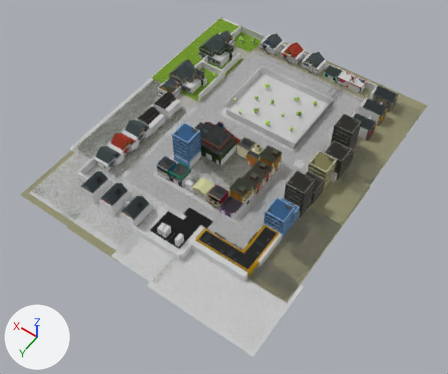
An edit to the FBX model public/assets/game/town.fbx, drawn before and after from the same camera.
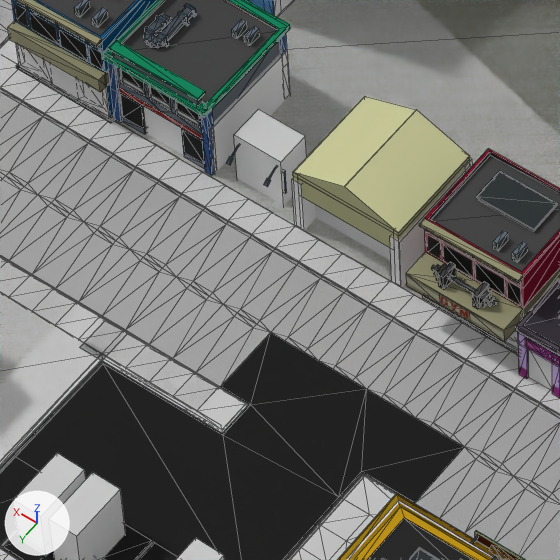
The first picture shows the older version from a 50 mm camera at (-132.0, 271.0, 336.0) aimed at (26.0, 50.0, -12.0). The close-ups show both versions on the part from 35% to 50% of the width and 44% to 63% of the height of that picture; other places that the commit changed are outside them. Lighting does not change. The marker at lower left points along +X, +Y and +Z. The close-ups show mesh edges as thin lines. Where no turn or scale is listed for an object, it has been applied to the vertices. Vertices at the same position are counted once.

In view in the first close-up: 'Building_Gym', 'Building_Mall', 'Building_Shop_01', 'Building_Shop_03', 'Carpark', 'Cube.003', 'Cube.005', 'gravel_square_mesh_(3)', 'proxy_(3)', 'proxy_(3).002', 'proxy_(30)', 'proxy_(5)', 'proxy_(6)', 'proxy_(69).001'.
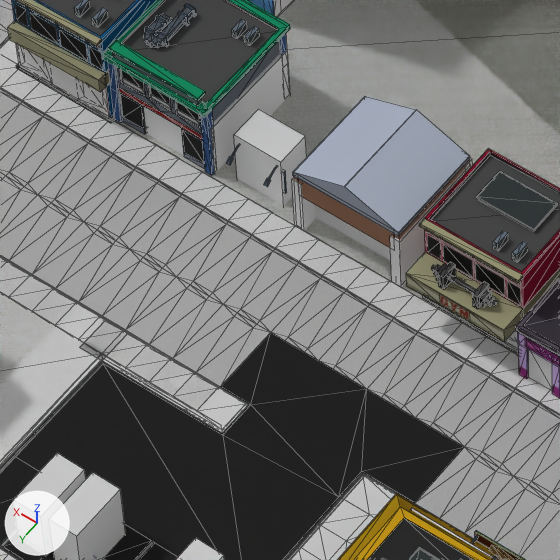
Pixel boxes [x1, y1, x2, y2] of what changed, in the close-ups (560 x 560 px):
'Cube.005', recoloured: [298, 179, 395, 248] in both
'proxy_(30)', moved: before [346, 500, 498, 560]; after [411, 508, 498, 560]
'Cube.002', rescaled: before [293, 176, 299, 183]; after [294, 176, 298, 182]
part 1 of me_cube, recoloured (beige to grey): [293, 96, 470, 236] in both

The change, as a diff of the scene's bpy script:
```diff
--- a/public/assets/game/town.fbx.py
+++ b/public/assets/game/town.fbx.py
@@ mat_material @@
 mat_material = principled_material('Material')
-mat_material.base_color = (0.604, 0.604, 0.319)  # beige #cccc99
+mat_material.base_color = (0.309, 0.127, 0.0497)  # brown #97643f
@@ mat_material_006 @@
+mat_material_006 = principled_material('Material.006')
+mat_material_006.base_color = (0.385, 0.43, 0.528)  # light grey #a7afc0
@@ me_cube @@
 me_cube.from_pydata(...)  # 12 vertices, 10 faces; spans x -5.5..5.5, y -5.0..5.0, z -0.25..2.37
 # used by ob_cube_003; location = (29.47, 69.96, 7.13)
+# me_cube part 1: 10 faces spanning x -5.5..5.5, y -5.0..5.0, z -0.25..2.37 switch from mat_material_001 (beige #cccc99) to mat_material_006 (light grey #a7afc0)
@@ ob_cube_002 @@
 ob_cube_002.location = (34.68, 69.95, 3.65)
+ob_cube_002.scale = (1.0, 0.99, 1.0)
@@ ob_proxy__30 @@
 ob_proxy__30 = bpy.data.objects.new('proxy_(30)', me_mesh_238)
-ob_proxy__30.location = (-11.78, 103.1, -0.05)
+ob_proxy__30.location = (-13.06, 103.1, -0.05)
```
